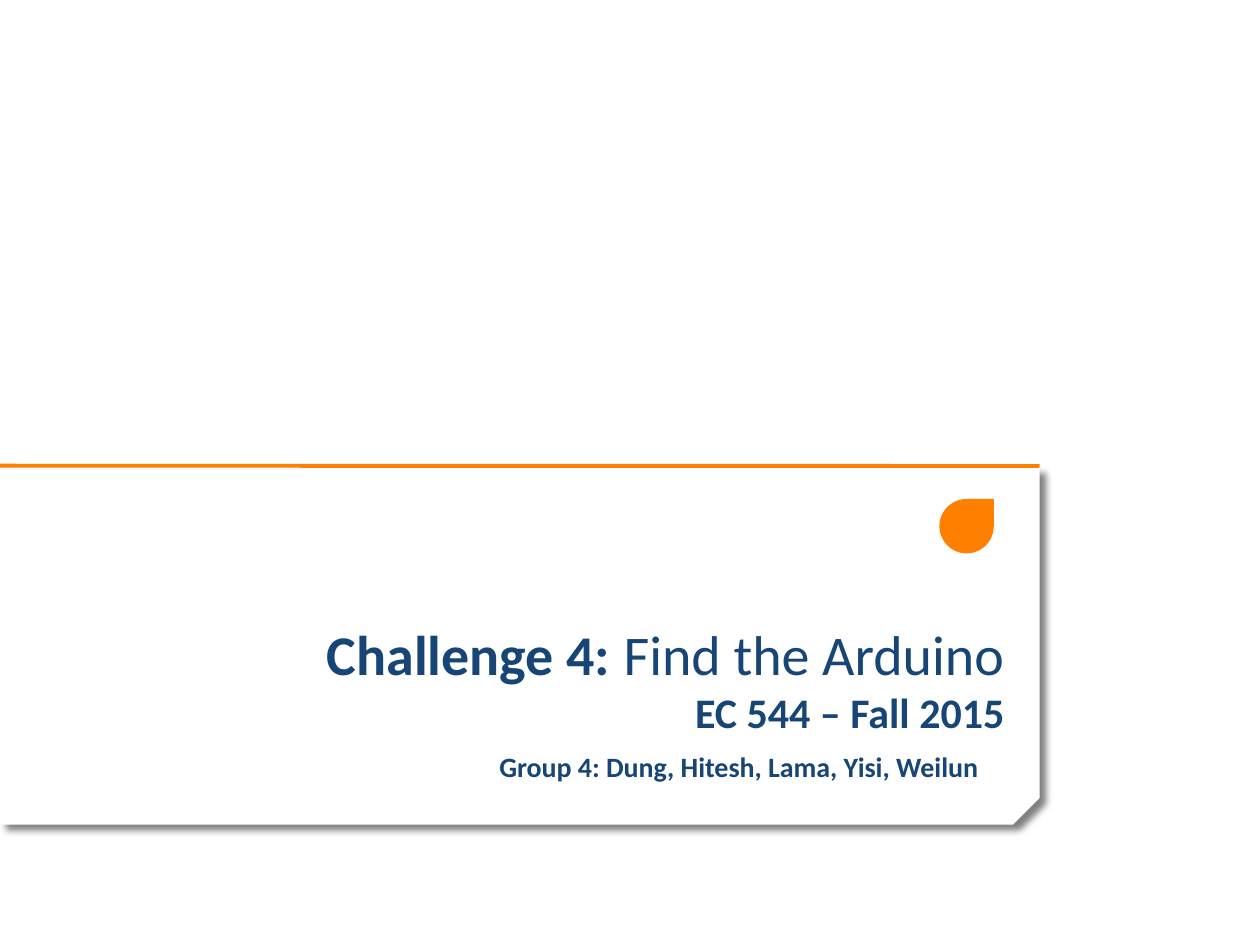
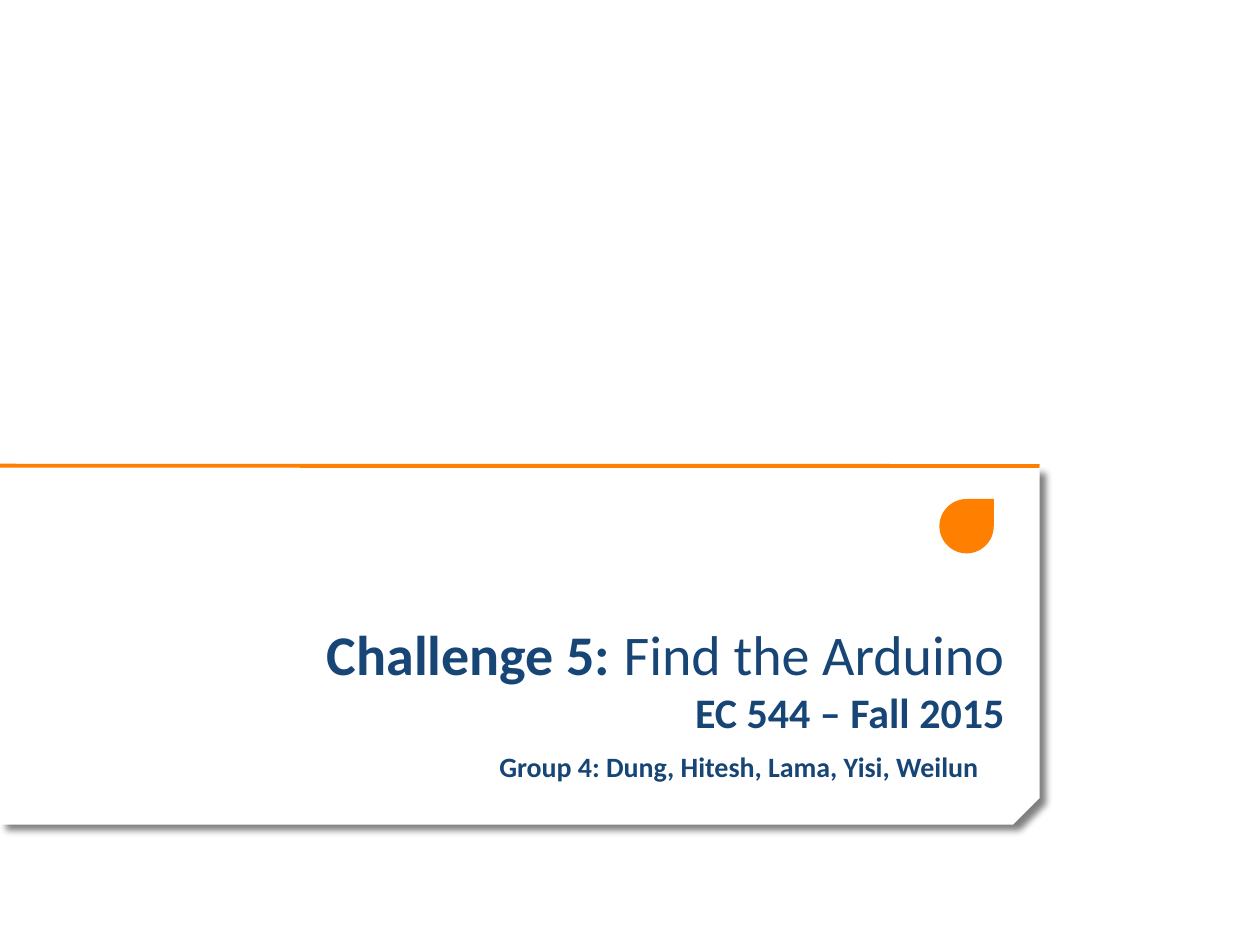
Before and after one commit to estherlu/EC544_Group4, a slide deck: slide 1 of challenge#5/Challenge5_Group4.pptx. Drawn at 1260x945 pixels with LibreOffice and Linux fonts; fonts in the diff are those of the drawing; background and template pictures are left out. Boxes give left, top, right and bottom in pixels: in the first picture for what was removed or moved away, otherwise in the second. Text is boxed around its words. In the diff, an @@ line names an element or a change of style, - is before the commit and + after.

```diff
--- a/challenge#5/Challenge5_Group4.pptx
+++ b/challenge#5/Challenge5_Group4.pptx
@@ title at (327, 635, 1004, 729): text changed @@
-Challenge 4: Find the Arduino
-EC 544 – Fall 2015
+Challenge 5: Find the Arduino
+EC 544 – Fall 2015
```
Also in this commit, not shown: 4 other slides changed, 25 other files.
